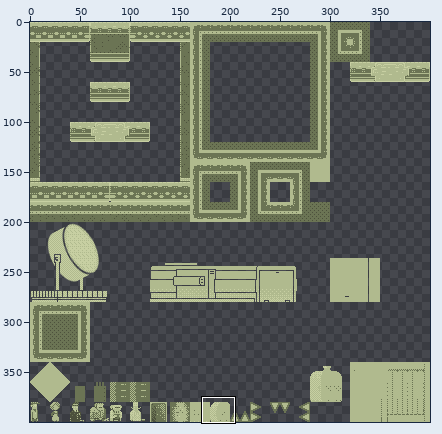
Edited in one commit: sprite sheet (SuperLemonadeFactory1989/SuperLemonadeFactory1989Content/Lemonade/tiles_military.png). Above, an overview of the earlier version with the close-up marked.
Close-up. As it was:
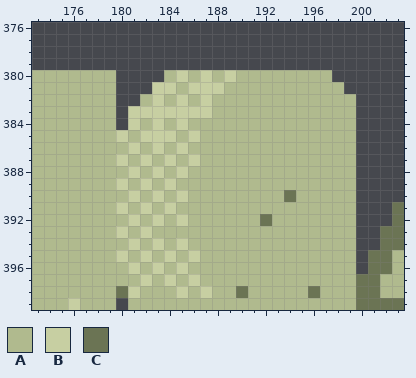
The file is 400x400 pixels. Pixels under 10% opacity are left out. Colours within 5 levels of each other are drawn and written as one. Shown: x 173..203, y 376..399.
Palette (. is transparent): A #b0ba8e  B #c7cfa2  C #6b7454
Pixels before, first column x 173:
380 AAAAAAA....ABABABAAAAAAAA......
381 AAAAAAA...BBABBBAAAAAAAAAA.....
382 AAAAAAA..ABABABAAAAAAAAAAAA....
383 AAAAAAA.BBBBBBBAAAAAAAAAAAA....
384 AAAAAAA.BABABAAAAAAAAAAAAAA....
385 AAAAAAABABBBABAAAAAAAAAAAAA....
386 AAAAAAAABABABAAAAAAAAAAAAAA....
387 AAAAAAABABABABAAAAAAAAAAAAA....
388 AAAAAAAABABABAAAAAAAAAAAAAA....
389 AAAAAAABABABAAAAAAAAAAAAAAA....
390 AAAAAAAABABABAAAAAAAACAAAAA....
391 AAAAAAABABABAAAAAAAAAAAAAAA...C
392 AAAAAAAABABABAAAAAACAAAAAAA...C
393 AAAAAAABABAAAAAAAAAAAAAAAAA..CC
394 AAAAAAAABABABAAAAAAAAAAAAAA..CC
395 AAAAAAABABABABAAAAAAAAAAAAA.CCA
396 AAAAAAAABABABAAAAAAAAAAAAAA.CCA
397 AAAAAAAAABABABAAAAAAAAAAAAACCAA
398 AAAAAAACBAAABABAACAAAAACAAACCAA
399 AAABAAA.AAAAAAAAAAAAAAAAAAACCCC
Now the later version:
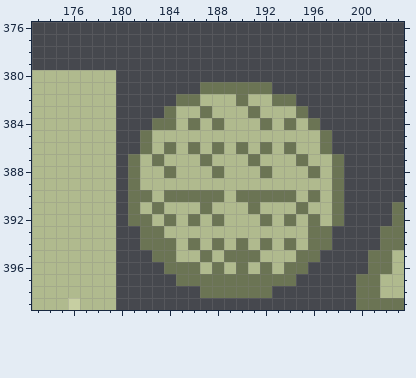
The edit:
Changed rows in their new state; - is an unchanged pixel.
first column x 180:
380 ----..............--
381 ---....CCCCCC......-
382 --...CCA--C--CC.....
383 -...CAAC---C---C....
384 -..CCAC-C---C-C-C...
385 ..CAA-A----------C..
386 ..CACAC-C-C-C-C--C..
387 .CACA-AC---C---C--C.
388 .C-ACA--C---C---C-C.
389 .CA-A-------------C.
390 .CCACCCCC-CCCC--C-C.
391 .CACA--C---C---C--C.
392 .CCACAC-C-----C-C-C.
393 ..CC------------CC..
394 ..CCCAC-C-C-C-C-CC..
395 ...CC-AC-CCC---CC...
396 ....CCC-C-C-C-CC....
397 .....CCCCCCCCCC.....
398 .......CCC-CC.......
399 -...................
Changed places in both close-ups, as pixel boxes (x1, y1, x2, y2):
changed: (116, 70, 356, 310)
